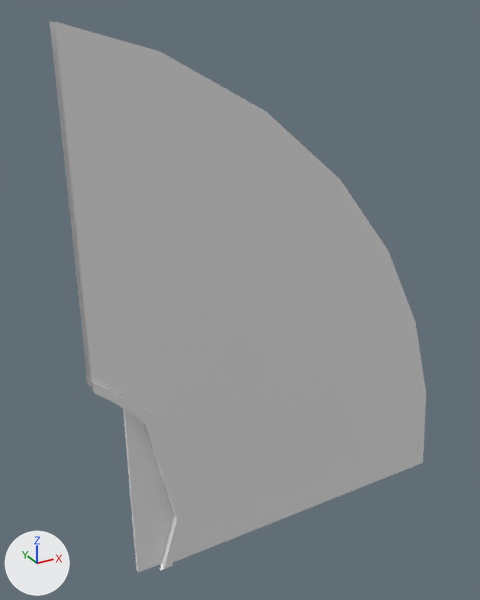
The FBX model Import/Module_Mur_Quartier.fbx, before and after one commit.
The view is the same before and after, from a camera (50 mm lens) standing at (0.04, -5.07, 7.75) and looking at (4.29, 2.66, 3.89). Arrows for +X, +Y and +Z are at lower left; the lights stay in place. Where no turn or scale is listed for an object, it has been applied to the vertices.
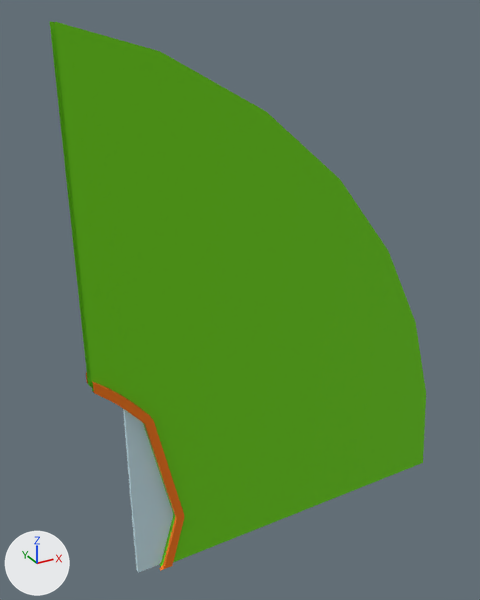
Changed parts and their boxes (x1, y1, x2, y2) in the pictures (480 x 600 px):
part 1 of me_mesh, recoloured (grey to green)
    both: (50, 21, 426, 566)
part 2 of me_mesh, recoloured
    both: (123, 409, 173, 573)
part 3 of me_mesh, recoloured
    both: (86, 372, 184, 571)

What the commit changed:
Material 'Material #42' (mat_material__42) is new.
Its base color is (0.153, 0.655, 0.0) (green #6dd400).
Its roughness is 0.859.
Material 'Material #41' (mat_material__41) is new.
Its base color is (0.588, 0.804, 0.882) (cyan #cae8f1).
Its roughness is 0.859.
Material 'Material #43' (mat_material__43) is new.
Its base color is (0.91, 0.184, 0.0) (orange #f57700).
Its roughness is 0.859.
me_mesh has 604 vertices, 928 faces and spans x 1.91..7.92, y 2.12..2.43, z -0.01..7.63.
me_mesh is used by ob_box013; location (0.0, 0.0, 0.0).
me_mesh part 1: 192 of the faces centred in x 1.94..7.67, y 2.18..2.38, z 0.0..7.17 switch from no material to mat_material__42 (green #6dd400).
me_mesh part 2: 222 of the faces centred in x 2.11..2.8, y 2.24..2.31, z 0.0..3.34 switch from no material to mat_material__41 (cyan #cae8f1).
me_mesh part 3: 514 of the faces centred in x 1.93..3.06, y 2.12..2.43, z 0.0..3.45 switch from no material to mat_material__43 (orange #f57700).
